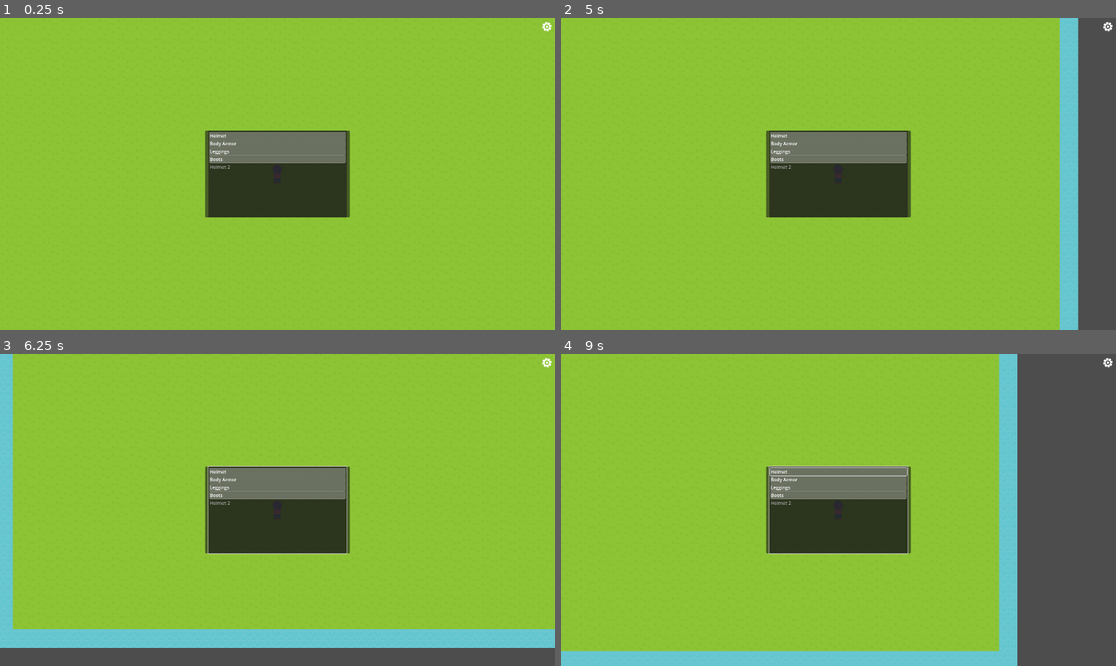
Above: before the commit, frames 1-4 (two rows, left to right).
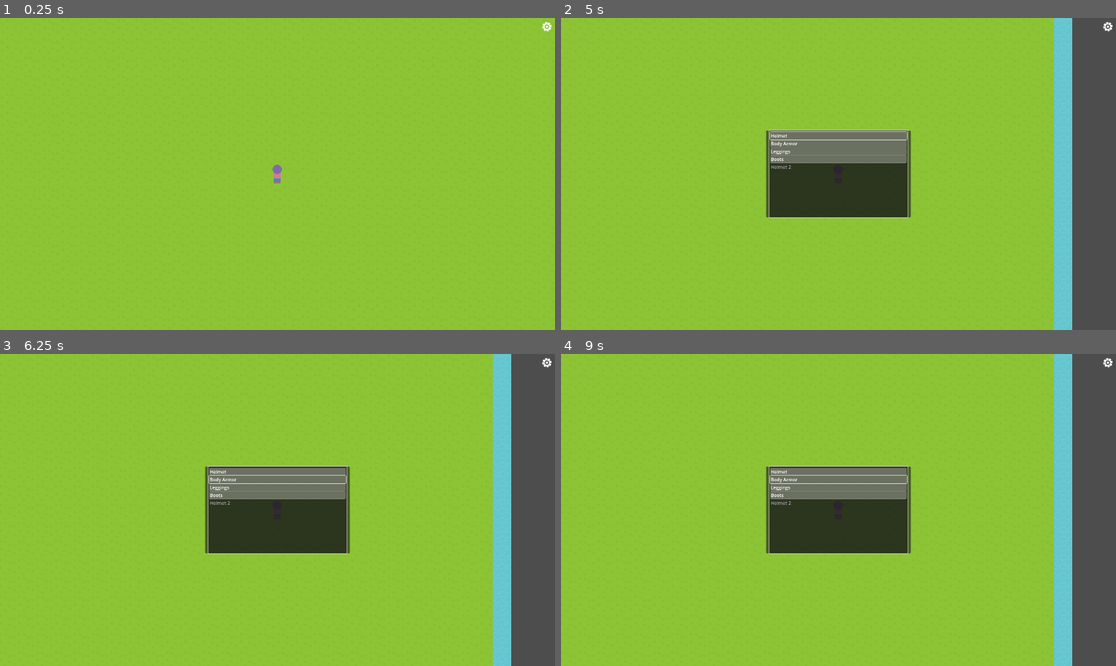
Above: after the commit, the same moments.

Repository: Wall-Dough/A-nna-RPG
Game: Godot game, scene res://game.tscn
Same seed, same stepped clock (60 frames per second), same inputs: the game is played once before the commit and once after it.
Inputs (mouse positions are in pixels of both pictures, inside the frame that each line leads up to):
- Up to frame 1 (0.25 s): no input
- Up to frame 2 (5 s): click (1104, 27) at 0.5 s; tap Enter at 1.25 s; move the mouse to (960, 158) at 1.27 s; hold Right (game_right) 1.28-2.03 s; click (960, 158) at 1.42 s; move the mouse to (727, 189) at 2.02 s; hold Down (game_down) 2.03-2.78 s; move the mouse to (894, 105) at 2.77 s; hold Right (game_right) 2.78-3.53 s; move the mouse to (810, 236) at 3.52 s; hold Up (game_up) 3.53-4.28 s; click (810, 236) at 3.67 s; move the mouse to (1005, 220) at 4.27 s; hold Left (game_left) from 4.28 s (still down); tap I (game_open_inventory, bound only after the commit) at 4.9 s
- Up to frame 3 (6.25 s): move the mouse to (111, 463) at 5.02 s; move the mouse to (305, 510) at 5.77 s; release Left (game_left) at 5.78 s; hold Down (game_down) from 5.78 s (still down); click (305, 510) at 5.92 s
- Up to frame 4 (9 s): move the mouse to (755, 432) at 6.52 s; release Down (game_down) at 6.53 s; hold Right (game_right) 6.53-7.28 s; move the mouse to (960, 494) at 7.27 s; hold Up (game_up) 7.28-8.03 s; move the mouse to (727, 525) at 8.02 s; hold Right (game_right) 8.03-8.78 s; click (727, 525) at 8.17 s; move the mouse to (894, 441) at 8.77 s; hold Down (game_down) from 8.78 s (still down)

The runs differ from the first frame. In frame 1, 7.3% of the frame differs, in the area x 36-64%, y 36-64%; in frame 2, 2.6%; in frame 3, 23%, in the area x 0-100%, y 0-100%; in frame 4, 17%.

Commit message:
Inventory menu

Diff:
--- a/InventoryItemList.gd
+++ b/InventoryItemList.gd
@@ -22,25 +22,15 @@
 
 func _on_multi_selected(index, selected):
     var new_metadata = get_item_metadata(index)
-    new_metadata["equipped"] = selected
-    if !selected:
+    new_metadata["equipped"] = !new_metadata["equipped"]
+    set_item_metadata(index, new_metadata)
+    if !new_metadata["equipped"]:
         return
-    set_item_metadata(index, new_metadata)
     var selected_items = get_selected_items()
     for selected_idx in selected_items:
         if selected_idx != index:
             var old_metadata = get_item_metadata(selected_idx)
             if old_metadata["type"] == new_metadata["type"]:
-                deselect(selected_idx)
                 old_metadata["equipped"] = false
                 set_item_metadata(selected_idx, old_metadata)
-
-
-func _on_visibility_changed():
-    if !hidden:
-        get_tree().paused = true
-        grab_focus()
-        var down_event = InputEventAction.new()
-        down_event.action = "ui_down"
-        down_event.pressed = true
-        Input.parse_input_event(down_event)
+                deselect(selected_idx)
--- a/game.gd
+++ b/game.gd
@@ -3,9 +3,10 @@
 
 # Called when the node enters the scene tree for the first time.
 func _ready():
-	pass # Replace with function body.
+    pass # Replace with function body.
 
 
 # Called every frame. 'delta' is the elapsed time since the previous frame.
 func _process(delta):
-	pass
+    if Input.is_action_just_pressed("game_open_inventory"):
+        $Inventory.show()
--- a/game.tscn
+++ b/game.tscn
@@ -3075,3 +3075,4 @@
 [node name="Game HUD" parent="." instance=ExtResource("4_r544u")]
 
 [node name="Inventory" parent="." instance=ExtResource("5_feqgo")]
+visible = false
--- a/game_hud.tscn
+++ b/game_hud.tscn
@@ -10,6 +10,7 @@
 events = [SubResource("InputEventAction_sheb3")]
 
 [node name="Game HUD" type="CanvasLayer"]
+process_mode = 3
 
 [node name="pause menu" type="MenuButton" parent="."]
 anchors_preset = 1
--- /dev/null
+++ b/inventory.gd
@@ -0,0 +1,20 @@
+extends CanvasLayer
+
+
+# Called when the node enters the scene tree for the first time.
+func _ready():
+    pass # Replace with function body.
+
+
+# Called every frame. 'delta' is the elapsed time since the previous frame.
+func _process(delta):
+    pass
+
+func _on_visibility_changed():
+    if visible:
+        get_tree().paused = true
+        $PanelContainer/MarginContainer/InventoryItemList.grab_focus()
+        var down_event = InputEventAction.new()
+        down_event.action = "ui_down"
+        down_event.pressed = true
+        Input.parse_input_event(down_event)
--- a/inventory.tscn
+++ b/inventory.tscn
@@ -1,8 +1,11 @@
-[gd_scene load_steps=2 format=3 uid="uid://bfmv441wt8qcy"]
+[gd_scene load_steps=3 format=3 uid="uid://bfmv441wt8qcy"]
 
 [ext_resource type="Script" path="res://InventoryItemList.gd" id="1_gfvu0"]
+[ext_resource type="Script" path="res://inventory.gd" id="1_kw8c1"]
 
 [node name="Inventory" type="CanvasLayer"]
+process_mode = 2
+script = ExtResource("1_kw8c1")
 
 [node name="PanelContainer" type="PanelContainer" parent="."]
 anchors_preset = 8
@@ -27,5 +30,6 @@
 select_mode = 1
 script = ExtResource("1_gfvu0")
 
+[connection signal="visibility_changed" from="." to="." method="_on_visibility_changed"]
 [connection signal="multi_selected" from="PanelContainer/MarginContainer/InventoryItemList" to="PanelContainer/MarginContainer/InventoryItemList" method="_on_multi_selected"]
 [connection signal="visibility_changed" from="PanelContainer/MarginContainer/InventoryItemList" to="PanelContainer/MarginContainer/InventoryItemList" method="_on_visibility_changed"]
--- a/pause menu.gd
+++ b/pause menu.gd
@@ -3,17 +3,17 @@
 
 # Called when the node enters the scene tree for the first time.
 func _ready():
-	get_popup().id_pressed.connect(_on_menu_option_pressed)
+    get_popup().id_pressed.connect(_on_menu_option_pressed)
 
 
 # Called every frame. 'delta' is the elapsed time since the previous frame.
 func _process(delta):
-	pass
+    pass
 
 func _on_menu_option_pressed(id : int) -> void:
-	if id == 0:
-		get_tree().quit()
+    if id == 0:
+        get_tree().quit()
 
 
 func _on_toggled(toggled_on):
-	get_tree().paused = toggled_on
+    get_tree().paused = toggled_on
--- a/project.godot
+++ b/project.godot
@@ -19,7 +19,6 @@
 
 window/size/viewport_width=1920
 window/size/viewport_height=1080
-window/size/mode=3
 
 [input]
 
@@ -43,3 +42,8 @@
 "events": [Object(InputEventKey,"resource_local_to_scene":false,"resource_name":"","device":-1,"window_id":0,"alt_press …(182 unchanged characters)…
 ]
 }
+game_open_inventory={
+"deadzone": 0.5,
+"events": [Object(InputEventKey,"resource_local_to_scene":false,"resource_name":"","device":-1,"window_id":0,"alt_pressed":false,"shift_pressed":false,"ctrl_pressed":false,"meta_pressed":false,"pressed":false,"keycode":0,"physical_keycode":73,"key_label":0,"unicode":105,"echo":false,"script":null)
+]
+}
